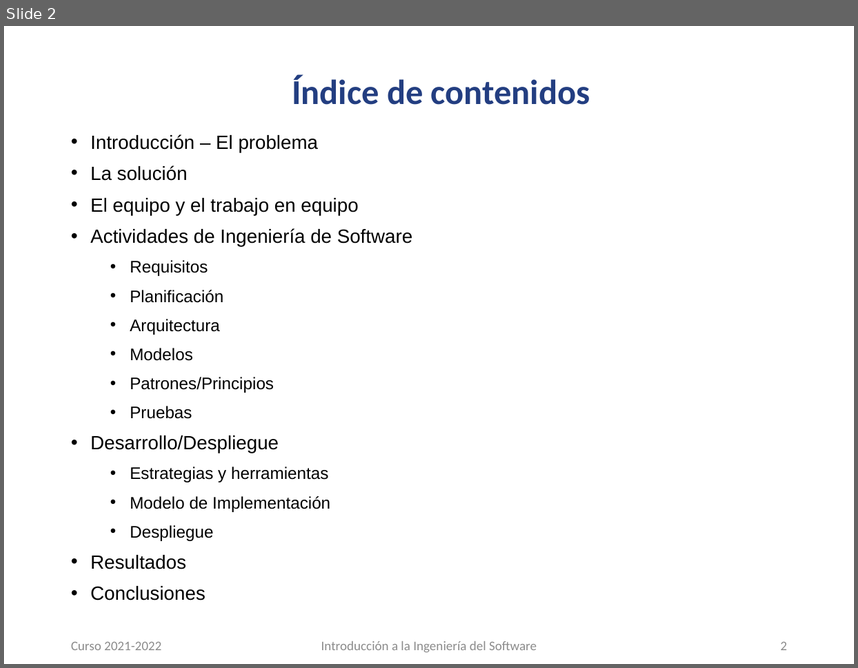
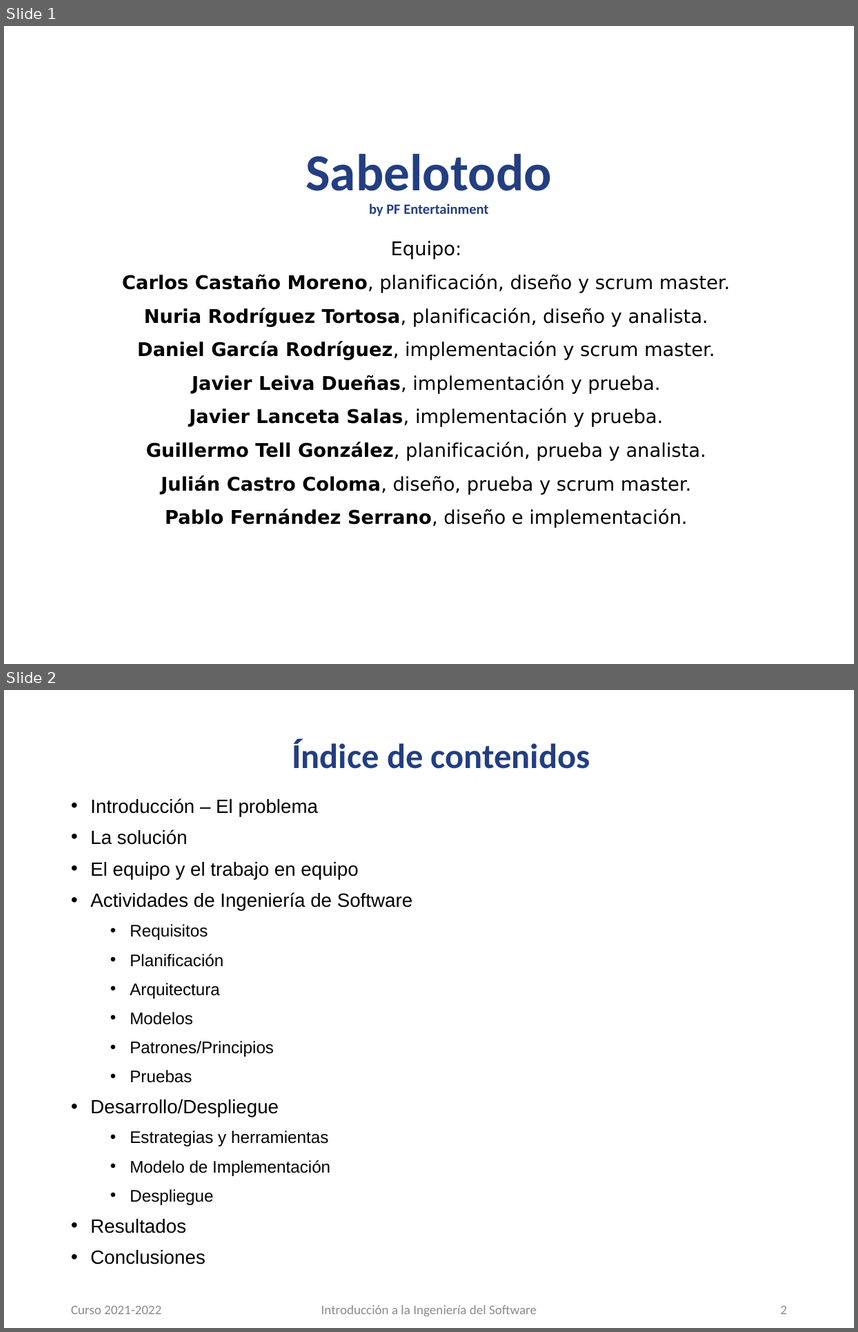
Before and after one commit to carloscmor/PRIMERA_FILA, a slide deck: PFentertainment_presentación.pptx. Shown one above the other, each under a label of ours: slide 2 before the commit, slides 1 and 2 after it. The pictures are 858x668 and 858x1332 pixels, drawn with LibreOffice and Linux fonts; fonts in the diff are those of the drawing; background and template pictures are left out. Boxes give left, top, right and bottom in pixels: in the first picture for what was removed or moved away, otherwise in the second. Text is boxed around its words. In the diff, an @@ line names an element or a change of style, - is before the commit and + after.

```diff
--- a/PFentertainment_presentación.pptx
+++ b/PFentertainment_presentación.pptx
@@ slide 1 added at (x1=4, y1=26, x2=854, y2=664), background #FFFFFF @@
@@ title added at (x1=306, y1=154, x2=551, y2=216), 12 pt, text #233E81, bold @@
+Sabelotodo
+by PF Entertainment
@@ subtitle added at (x1=122, y1=241, x2=730, y2=528), 16 pt, text #000000 @@
+Equipo:
+Carlos Castaño Moreno, planificación, diseño y scrum master.
+Nuria Rodríguez Tortosa, planificación, diseño y analista.
+Daniel García Rodríguez, implementación y scrum master.
+Javier Leiva Dueñas, implementación y prueba.
+Javier Lanceta Salas, implementación y prueba.
+Guillermo Tell González, planificación, prueba y analista.
+Julián Castro Coloma, diseño, prueba y scrum master.
+Pablo Fernández Serrano, diseño e implementación.
```
Also in this commit, not shown: 8 other slides added, 1 slide removed, 7 other files.
